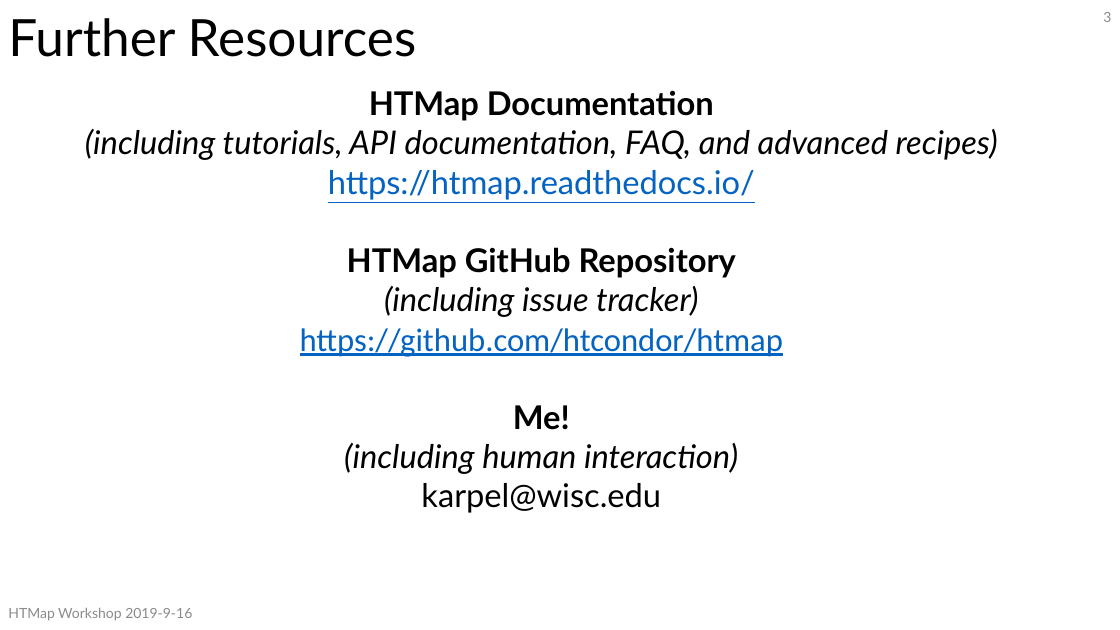
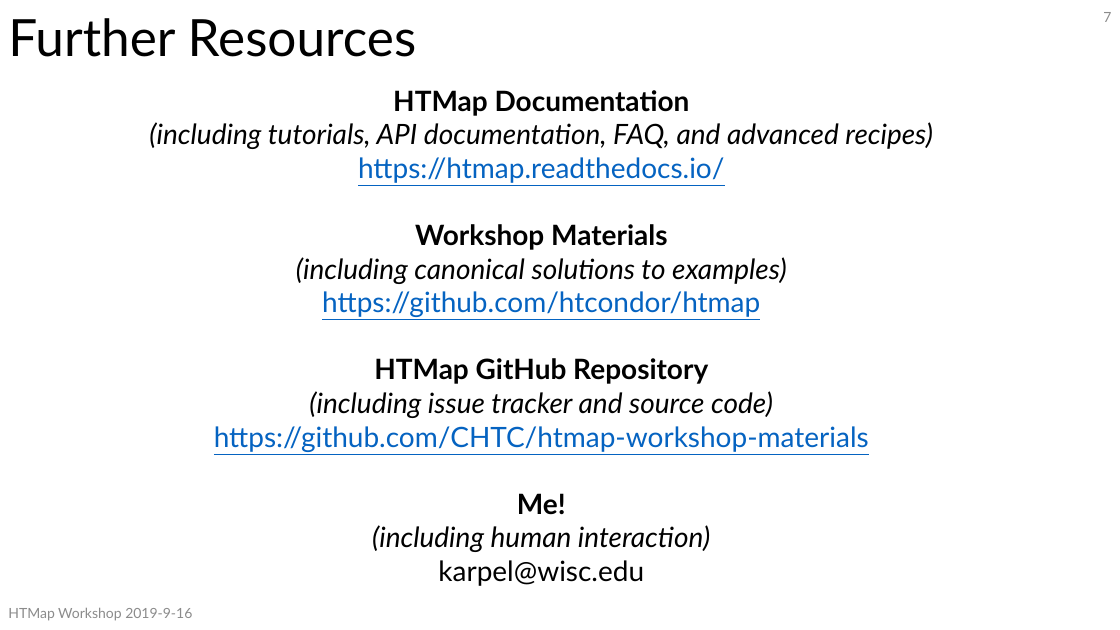
Before and after one commit to CHTC/htmap-workshop-materials, a slide deck: slide 7 of slides/HTMapWorkshop.pptx (slide 3 before the commit). Drawn at 1120x630 pixels with LibreOffice and Linux fonts; fonts in the diff are those of the drawing. Boxes give left, top, right and bottom in pixels: in the first picture for what was removed or moved away, otherwise in the second. Text is boxed around its words. In the diff, an @@ line names an element or a change of style, - is before the commit and + after.

Commit message:
add how-it-works diagrams and why-use slides

```diff
--- a/slides/HTMapWorkshop.pptx
+++ b/slides/HTMapWorkshop.pptx
@@ page number at [1103, 12, 1111, 22]: text changed @@
-3
+7
@@ text at [149, 90, 933, 586]: size 28 to 24 pt in "HTMap Documentation", "(including tutorials, API documentation, FAQ, and advanced ...", "https://htmap.readthedocs.io/", "HTMap GitHub Repository" and 3 more places @@
@@ text at [296, 224, 787, 317]: paragraphs added @@
+Workshop Materials
+(including canonical solutions to examples)
+https://github.com/htcondor/htmap
@@ text at [214, 391, 869, 452]: text changed; size 28 to 24 pt; font Calibri to Lato @@
-(including issue tracker)
-https://github.com/htcondor/htmap
+(including issue tracker and source code)
+https://github.com/CHTC/htmap-workshop-materials
```
Also in this commit, not shown: 4 slides added.
